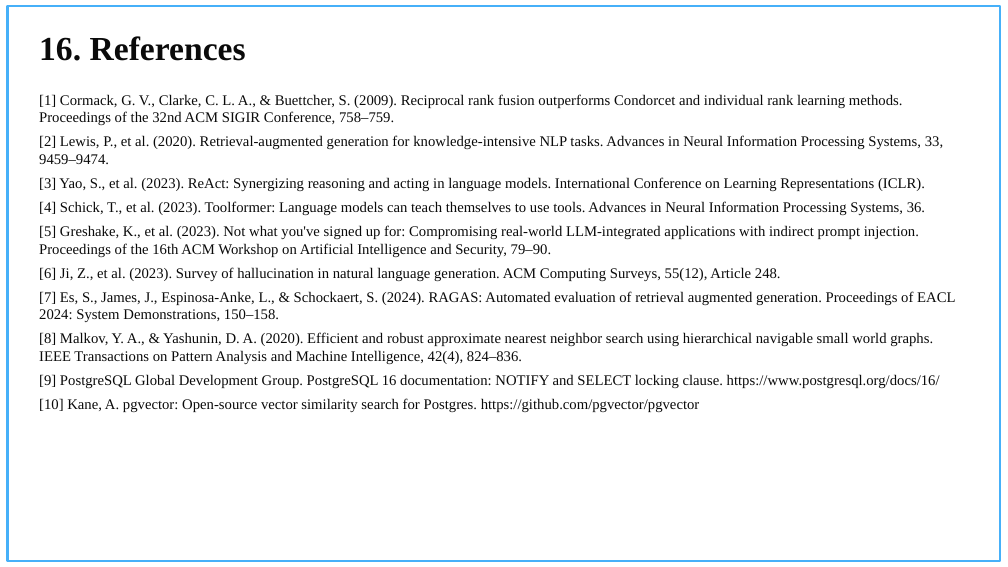
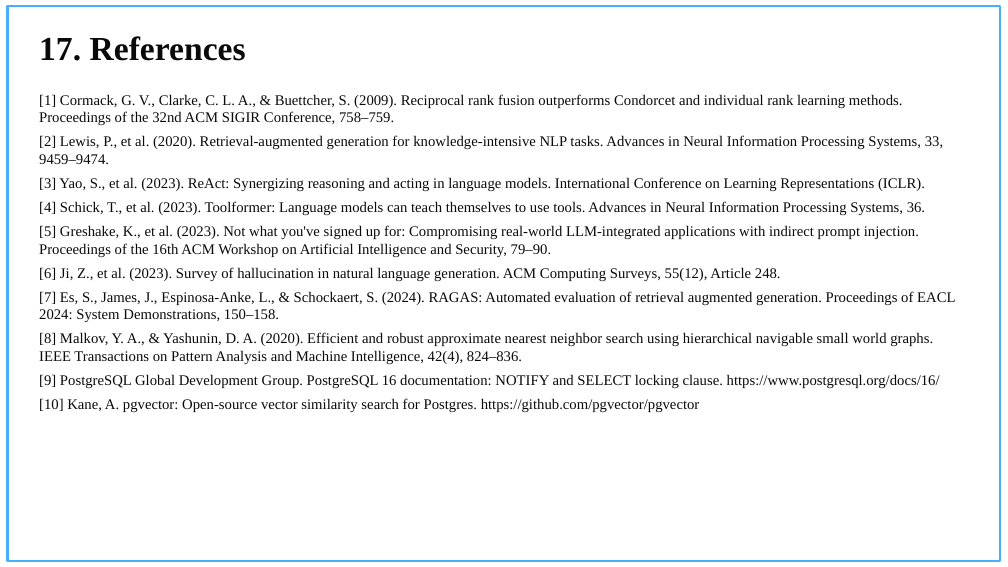
Before and after one commit to ankurkarn20/campus-gpt, a slide deck: slide 19 of docs/slides/CampusGPT_Major_Project.pptx (slide 18 before the commit). Drawn at 1008x567 pixels with LibreOffice and Linux fonts; fonts in the diff are those of the drawing; background and template pictures are left out. Boxes give left, top, right and bottom in pixels: in the first picture for what was removed or moved away, otherwise in the second. Text is boxed around its words. In the diff, an @@ line names an element or a change of style, - is before the commit and + after.

```diff
--- a/docs/slides/CampusGPT_Major_Project.pptx
+++ b/docs/slides/CampusGPT_Major_Project.pptx
@@ title at <box>39,36,246,61</box>: text changed @@
-16. References
+17. References
```
Also in this commit, not shown: 5 other slides changed, 1 slide added, 5 other files.
